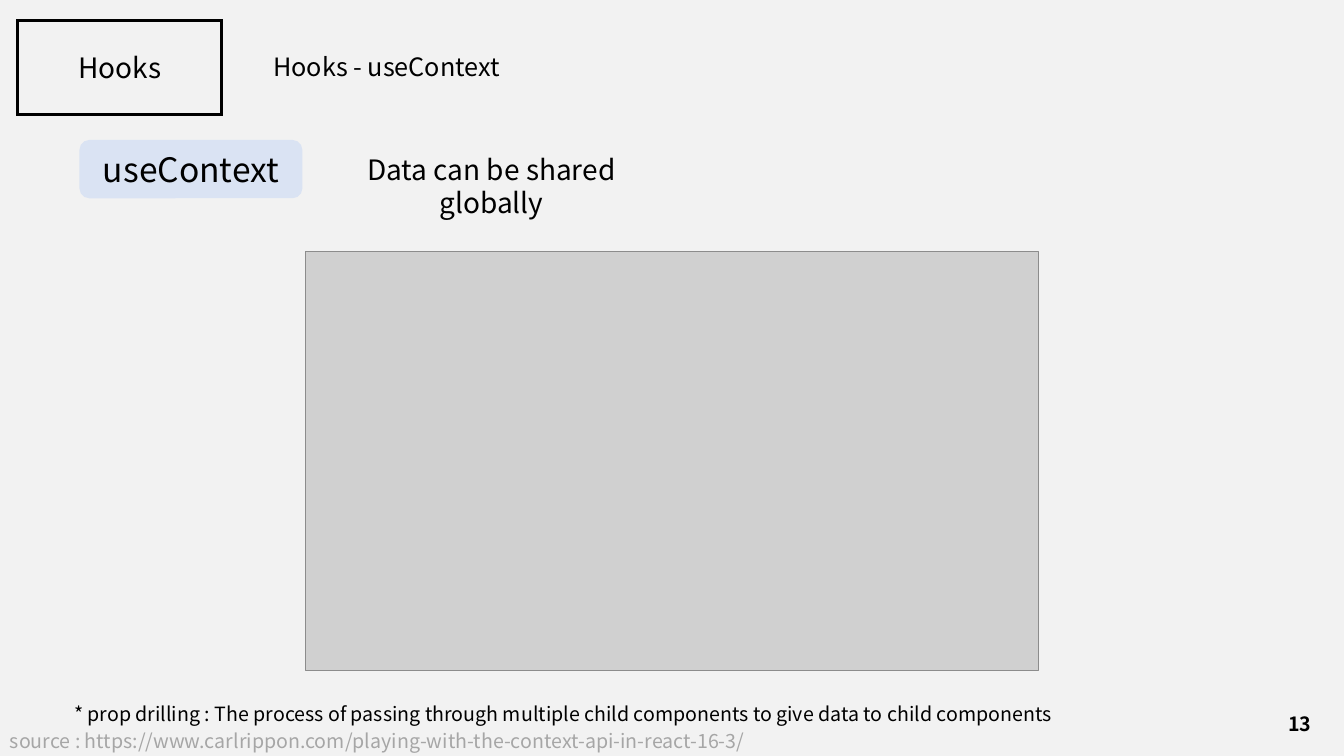
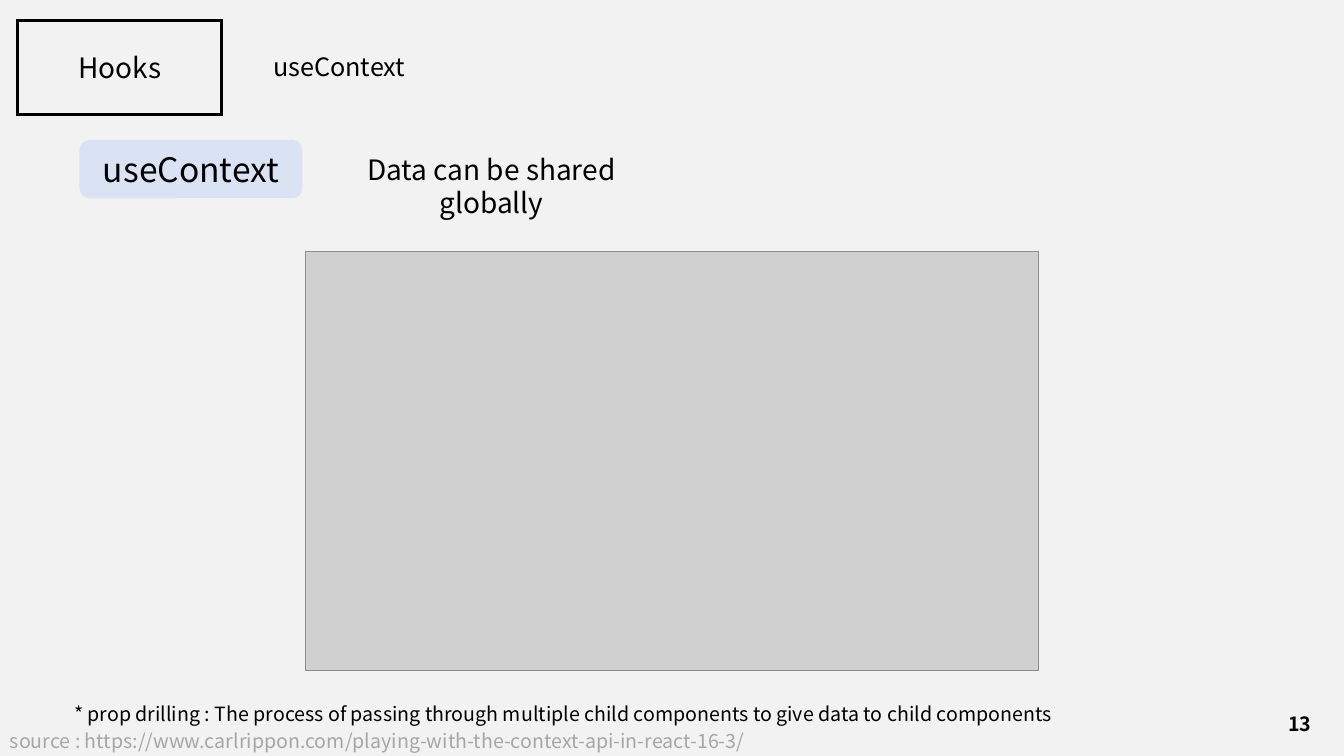
Before and after one commit to J3SUNG/Seminar, a slide deck: slide 13 of 210228_React_Hooks.pptx. Drawn at 1344x756 pixels with LibreOffice and Linux fonts; fonts in the diff are those of the drawing; grey boxes stand for pictures. Boxes give left, top, right and bottom in pixels: in the first picture for what was removed or moved away, otherwise in the second. Text is boxed around its words. In the diff, an @@ line names an element or a change of style, - is before the commit and + after.

```diff
--- a/210228_React_Hooks.pptx
+++ b/210228_React_Hooks.pptx
@@ text at bbox=[273, 57, 405, 77]: text changed @@
-Hooks - useContext
+useContext
```
Also in this commit, not shown: 24 other slides changed.
